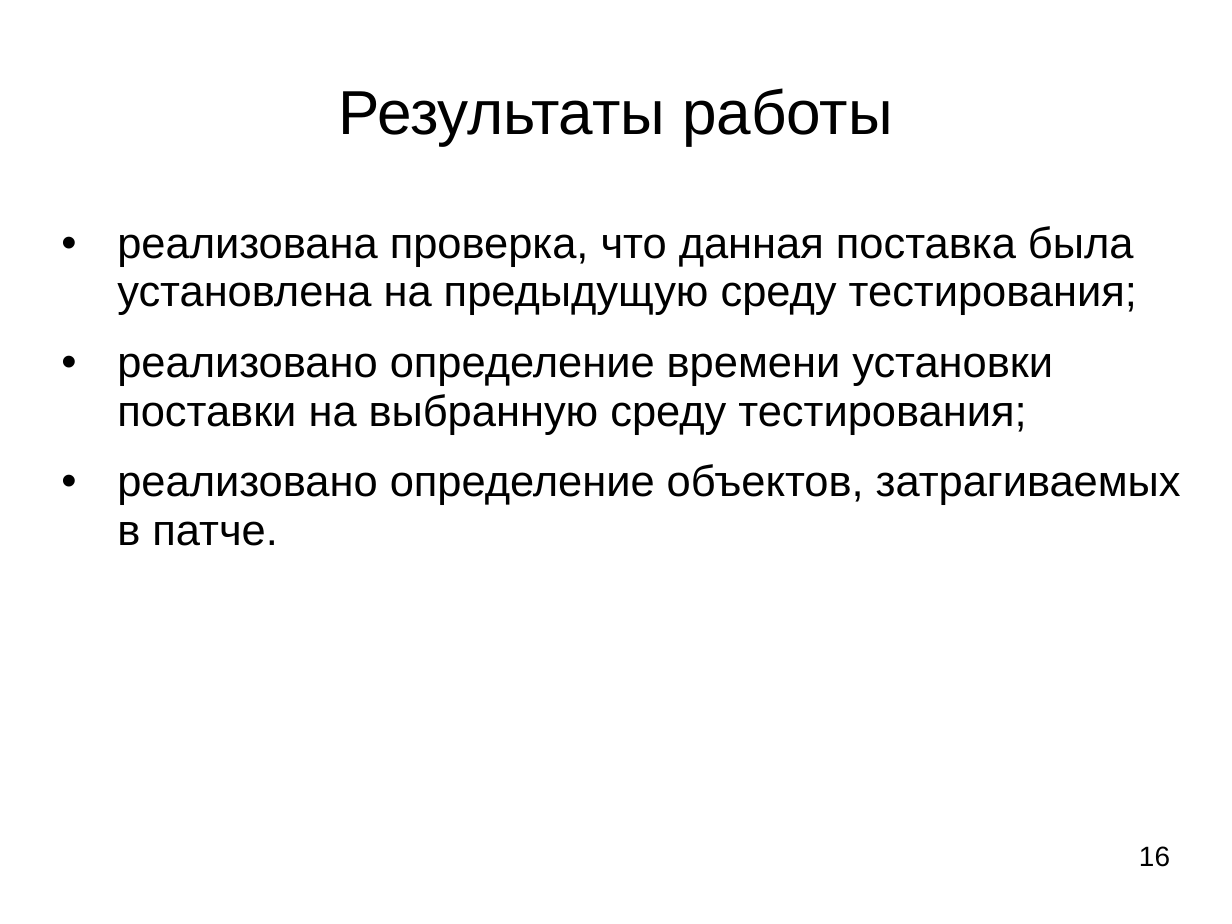
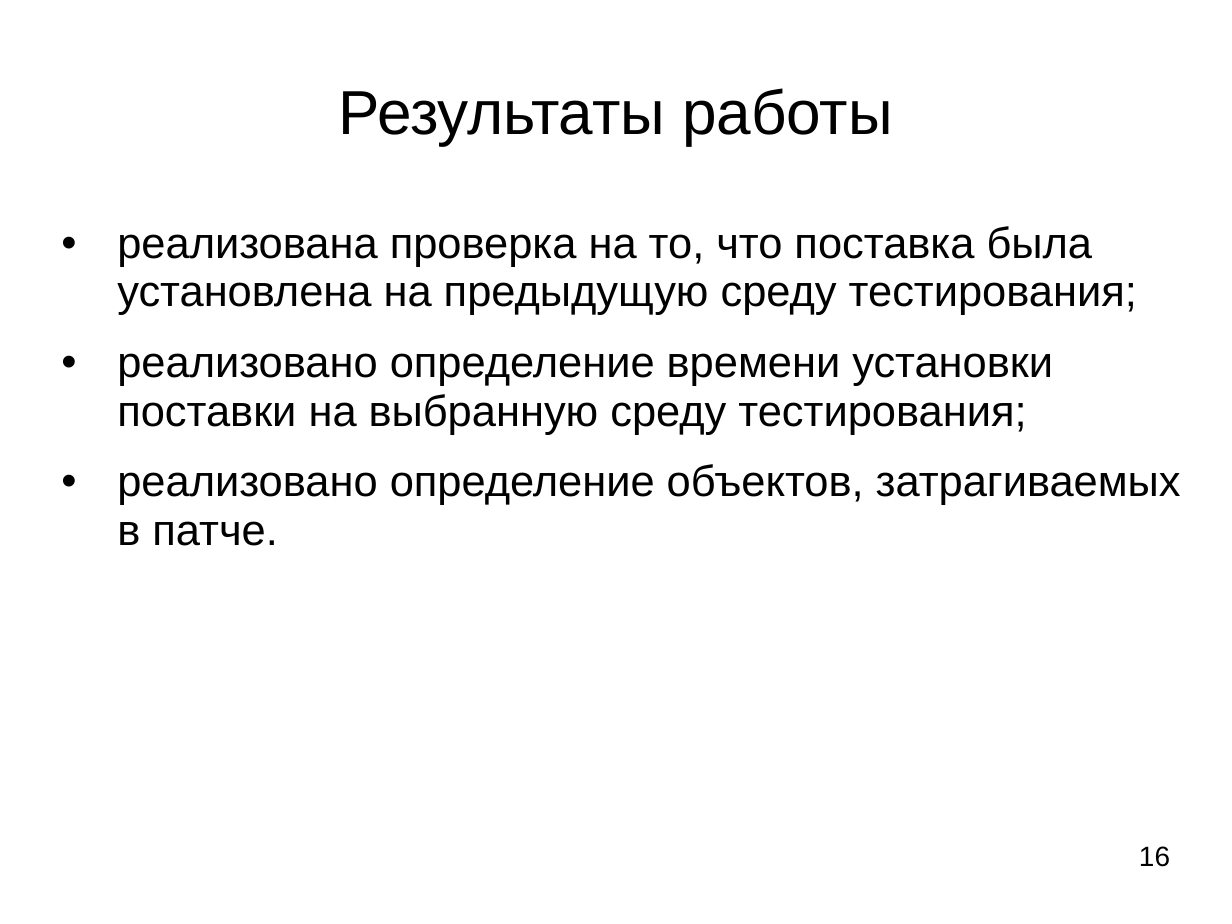
Before and after one commit to ledenevdmitry/CoreApp, a slide deck: slide 19 of LedenevDiplom.ppt (slide 16 before the commit). Drawn at 1232x924 pixels with LibreOffice and Linux fonts; fonts in the diff are those of the drawing. Boxes give left, top, right and bottom in pixels: in the first picture for what was removed or moved away, otherwise in the second. Text is boxed around its words. In the diff, an @@ line names an element or a change of style, - is before the commit and + after.

```diff
--- a/LedenevDiplom.ppt
+++ b/LedenevDiplom.ppt
@@ text at [117,226,1137,315]: text changed @@
-• реализована проверка, что данная поставка была установлена на предыдущую среду тестирования;
+• реализована проверка на то, что поставка была установлена на предыдущую среду тестирования;
```
Also in this commit, not shown: 4 other slides changed, 3 slides added, 2 other files.
